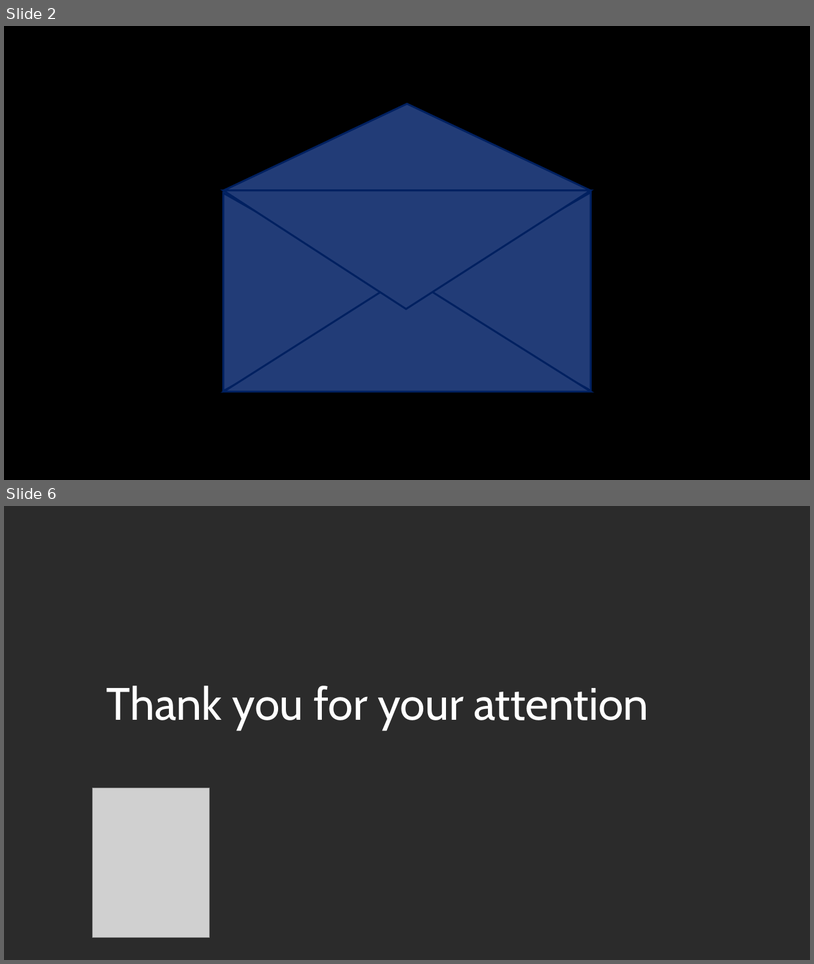
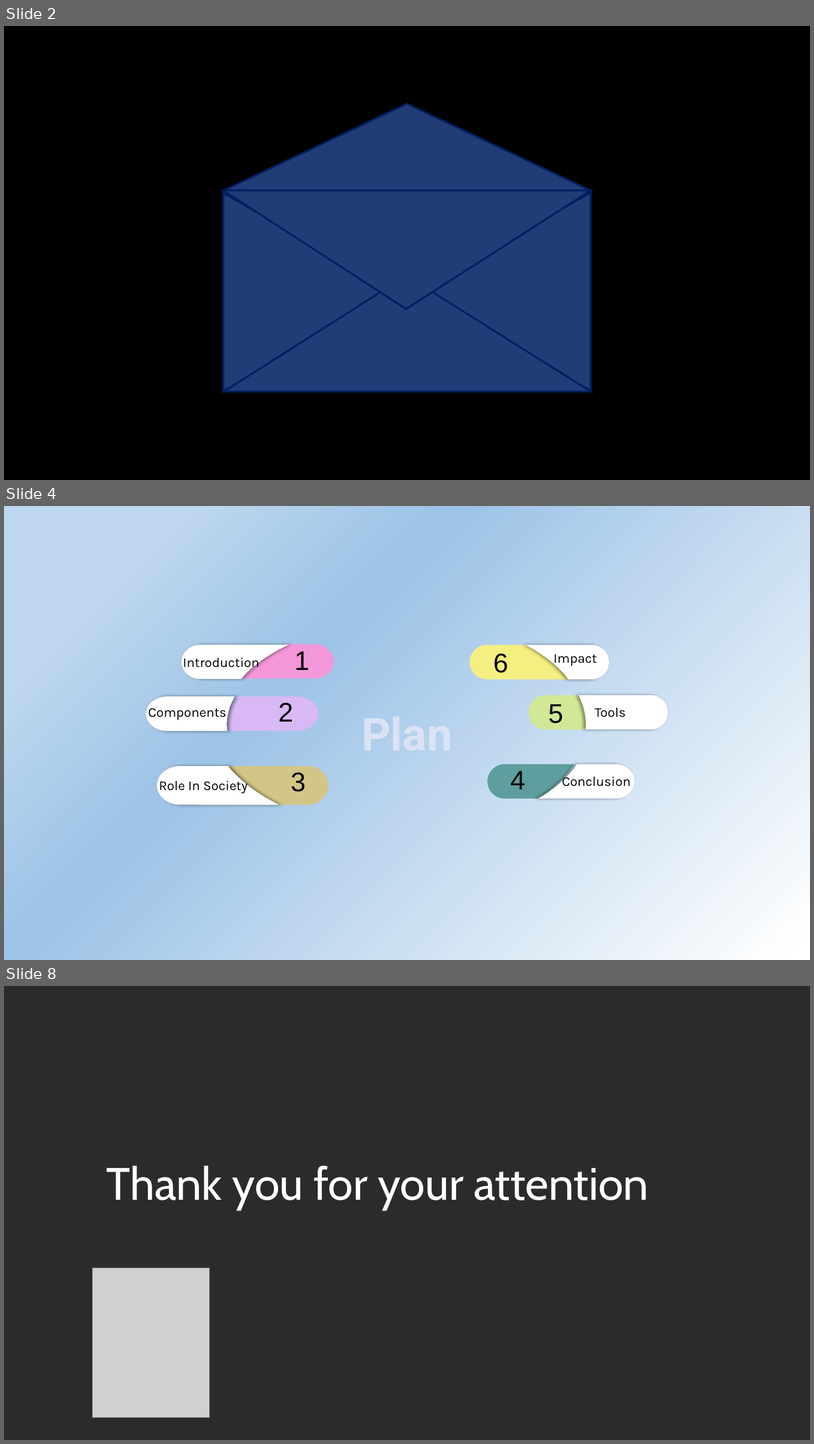
Before and after one commit to yousra-n/final-project, a slide deck: Power point presentation TIC.pptx. Shown one above the other, each under a label of ours: slides 2 and 6 before the commit, slides 2, 4 and 8 after it; the slides between them are not shown. The pictures are 814x964 and 814x1444 pixels, drawn with LibreOffice and Linux fonts; fonts in the diff are those of the drawing; grey boxes stand for pictures; background and template pictures are left out; a plain dark background stands for a picture behind light text. Boxes give left, top, right and bottom in pixels: in the first picture for what was removed or moved away, otherwise in the second. Text is boxed around its words. In the diff, an @@ line names an element or a change of style, - is before the commit and + after.

```diff
--- a/Power point presentation TIC.pptx
+++ b/Power point presentation TIC.pptx
@@ slide 4 added at (x1=4, y1=506, x2=810, y2=960), background gradient #FFFFFF to #FEFEFF to #9DC3E6 to #BDD7EE @@
@@ freeform shape added at (x1=182, y1=645, x2=290, y2=679), fill gradient #FFFFFF to #FEFEFF @@
@@ freeform shape added at (x1=235, y1=644, x2=335, y2=678), fill #F397D8 @@
@@ freeform shape added at (x1=470, y1=645, x2=569, y2=679), fill #F5EF81 @@
@@ freeform shape added at (x1=526, y1=645, x2=609, y2=679), fill gradient #FFFFFF to #FEFEFF @@
@@ text added at (x1=183, y1=654, x2=259, y2=670), 16 pt, text #000000 @@
+Introduction
@@ text added at (x1=294, y1=651, x2=309, y2=670), 32 pt, text #000000 @@
+1
@@ text added at (x1=494, y1=653, x2=509, y2=673), 32 pt, text #000000 @@
+6
@@ text added at (x1=554, y1=654, x2=597, y2=667), 16 pt, text #000000 @@
+Impact
@@ freeform shape added at (x1=146, y1=697, x2=235, y2=731), fill gradient #FFFFFF to #FEFEFF @@
@@ freeform shape added at (x1=228, y1=697, x2=318, y2=731), fill #D8B9F5 @@
@@ text added at (x1=278, y1=702, x2=293, y2=721), 32 pt, text #000000 @@
+2
@@ freeform shape added at (x1=528, y1=695, x2=586, y2=729), fill #D1E896 @@
@@ freeform shape added at (x1=579, y1=695, x2=669, y2=729), fill gradient #FFFFFF to #FEFEFF @@
@@ text added at (x1=148, y1=704, x2=227, y2=720), 16 pt, text #000000 @@
+Components
@@ text added at (x1=549, y1=704, x2=564, y2=723), 32 pt, text #000000 @@
+5
@@ text added at (x1=595, y1=707, x2=626, y2=717), 16 pt, text #000000 @@
+Tools
@@ freeform shape added at (x1=157, y1=766, x2=279, y2=805), fill gradient #FFFFFF to #FEFEFF @@
@@ freeform shape added at (x1=228, y1=766, x2=329, y2=805), fill #D3C586 @@
@@ text added at (x1=291, y1=772, x2=306, y2=792), 32 pt, text #000000 @@
+3
@@ freeform shape added at (x1=488, y1=765, x2=575, y2=799), fill #5E9E9E @@
@@ text added at (x1=510, y1=771, x2=525, y2=789), 32 pt, text #000000 @@
+4
@@ freeform shape added at (x1=539, y1=765, x2=635, y2=799), fill gradient #FFFFFF to #FEFEFF @@
@@ text added at (x1=562, y1=774, x2=631, y2=786), 16 pt, text #000000 @@
+Conclusion
@@ text added at (x1=159, y1=778, x2=248, y2=794), 16 pt, text #000000 @@
+Role In Society
@@ what was slide 6 is now slide 8 @@
```
Also in this commit, not shown: 1 other slide added, 2 slides removed.
